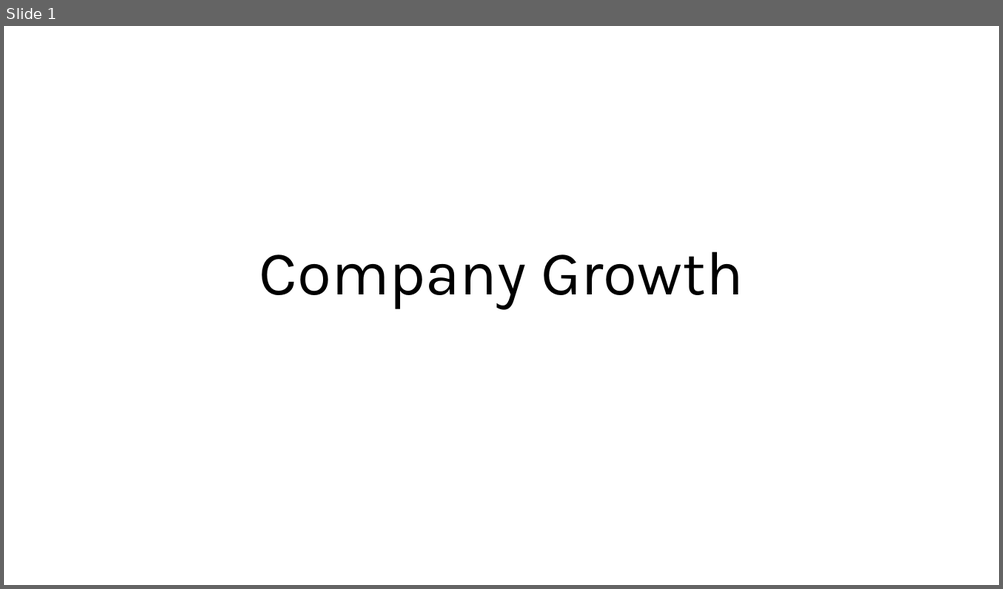
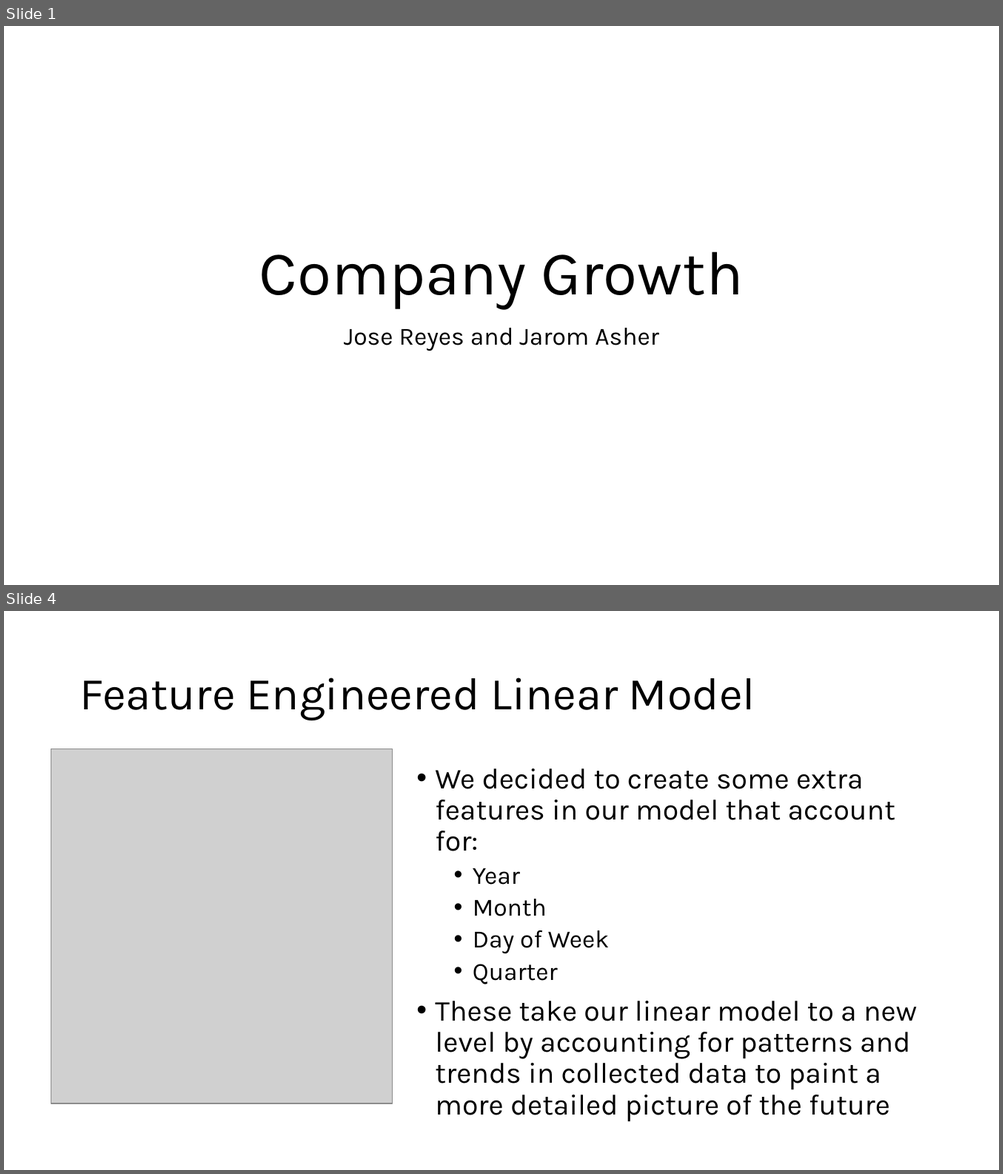
Before and after one commit to jerhomie2/CompanyGrowth, a slide deck: Company Growth.pptx. Shown one above the other, each under a label of ours: slide 1 before the commit, slides 1 and 4 after it; the slides between them are not shown. The pictures are 1003x589 and 1003x1174 pixels, drawn with LibreOffice and Linux fonts; fonts in the diff are those of the drawing; grey boxes stand for pictures. Boxes give left, top, right and bottom in pixels: in the first picture for what was removed or moved away, otherwise in the second. Text is boxed around its words. In the diff, an @@ line names an element or a change of style, - is before the commit and + after.

```diff
--- a/Company Growth.pptx
+++ b/Company Growth.pptx
@@ slide 4 added at (4, 611, 999, 1170), background #FFFFFF @@
@@ title added at (79, 678, 755, 721), 44 pt, text #000000 @@
+Feature Engineered Linear Model
@@ picture added at (51, 749, 392, 1104) @@
@@ text added at (435, 769, 916, 1122), 28 pt, text #000000 @@
+• We decided to create some extra features in our model that account for:
+  • Year
+  • Month
+  • Day of Week
+  • Quarter
+• These take our linear model to a new level by accounting for patterns and trends in collected data to paint a more detailed picture of the future
@@ slide 1 changed as well @@
@@ subtitle added at (344, 328, 659, 352), 24 pt, text #000000 @@
+Jose Reyes and Jarom Asher
```
Also in this commit, not shown: 8 other slides added.
